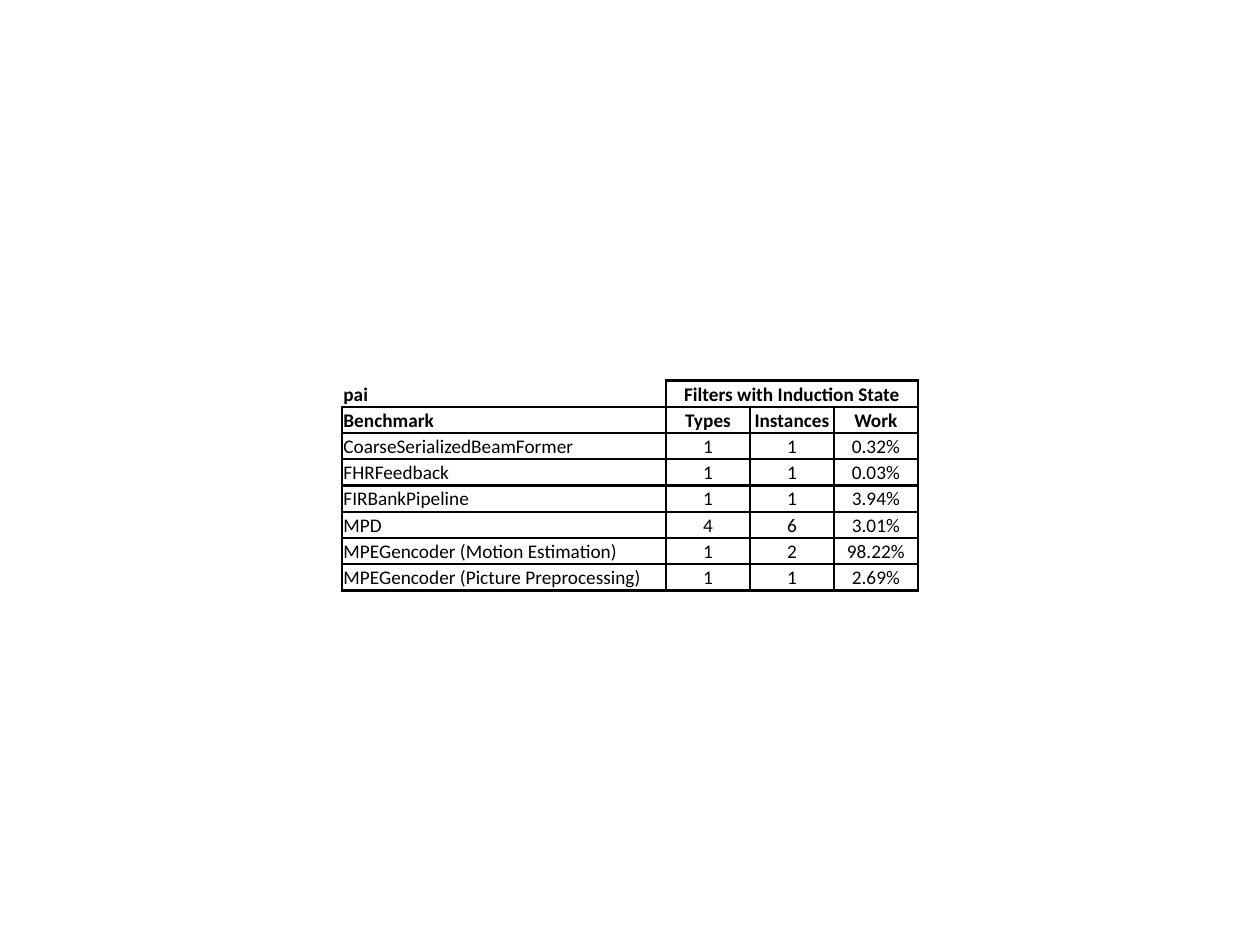
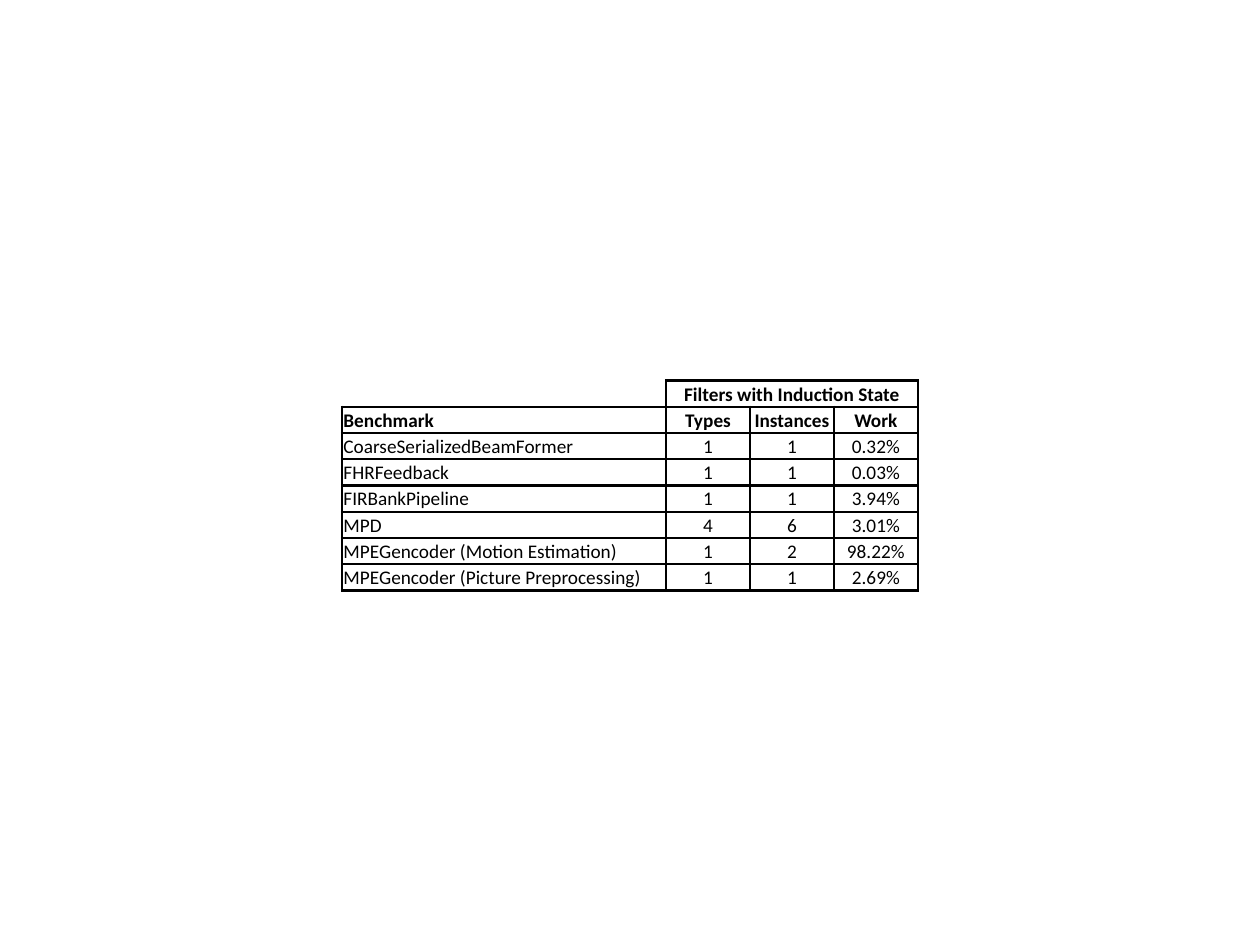
Before and after one commit to rrnewton/StreamIt, a slide deck: slide 9 of streams/docs/induction-state-2012/figures/fission-induction.pptx. Drawn at 1260x945 pixels with LibreOffice and Linux fonts; fonts in the diff are those of the drawing. Boxes give left, top, right and bottom in pixels: in the first picture for what was removed or moved away, otherwise in the second. Text is boxed around its words. In the diff, an @@ line names an element or a change of style, - is before the commit and + after.

```diff
--- a/streams/docs/induction-state-2012/figures/fission-induction.pptx
+++ b/streams/docs/induction-state-2012/figures/fission-induction.pptx
@@ table at [343,381,920,592] @@
-row 1, column 1: pai
+row 1, column 1: 
```
